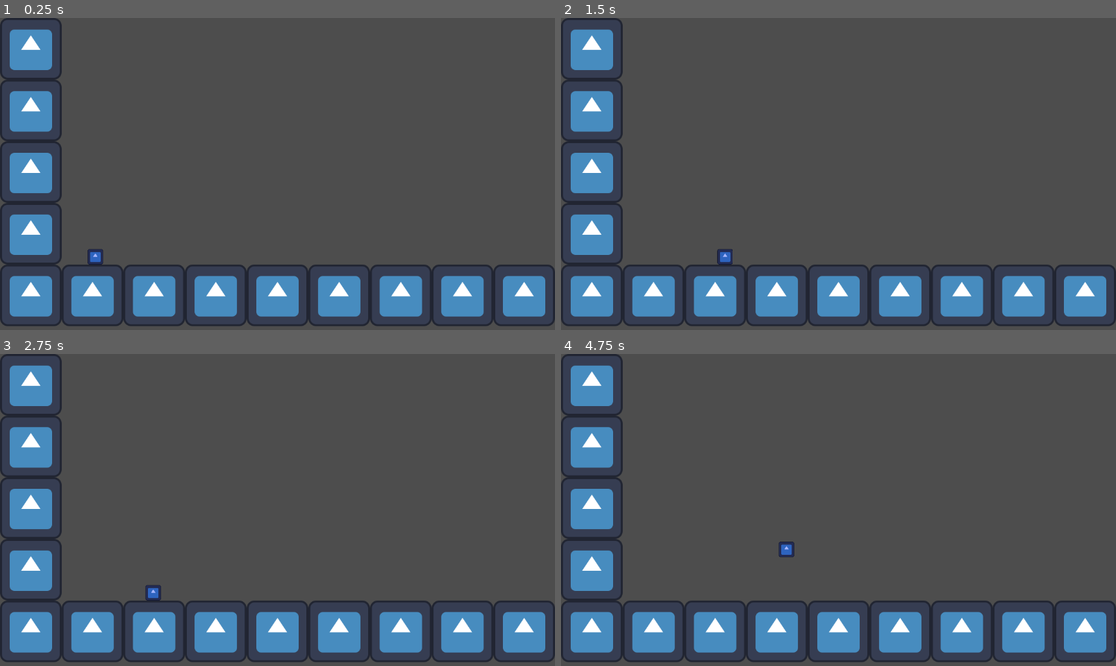
Above: before the commit, frames 1-4 (two rows, left to right).
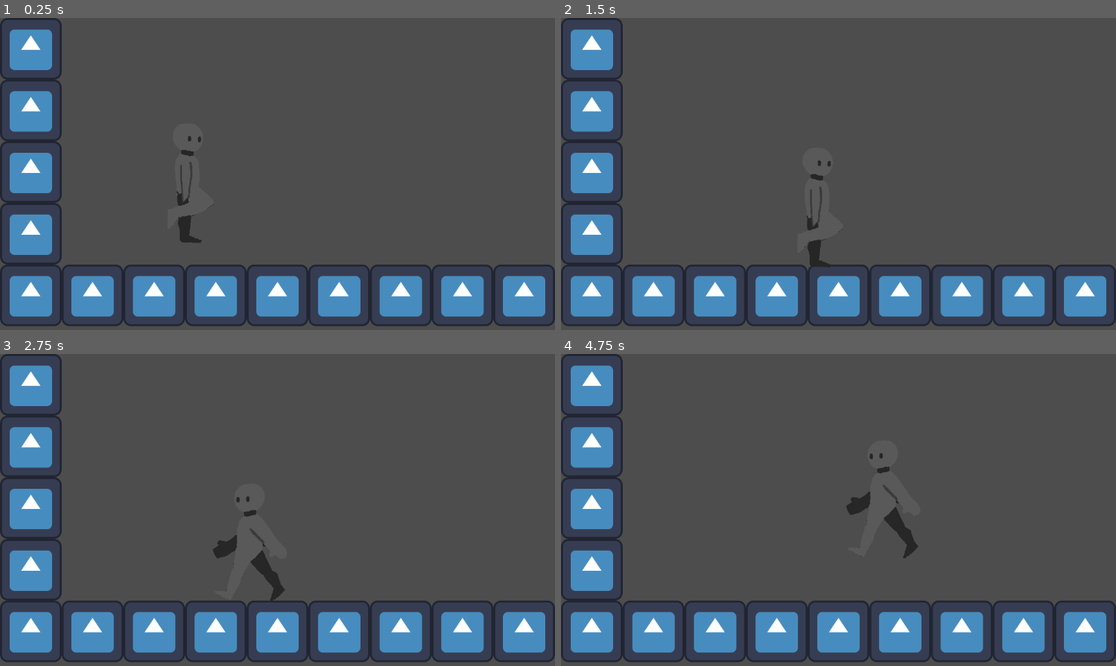
Above: after the commit, the same moments.

Repository: tomSO9/Demo
Game: Godot game, scene res://world/test_world.tscn
The game is run twice, just before and just after one commit, with the same random seed, the same clock (stepped at 60 frames per second) and the same inputs. The engine's default icon, where the game draws it, is replaced by a stand-in: a white triangle on a blue panel in a dark square.
Inputs:
- Up to frame 1 (0.25 s): no input
- Up to frame 2 (1.5 s): hold D (move_right) from 0.53 s (still down); tap Space (jump) at 0.77 s
- Up to frame 3 (2.75 s): tap Space (jump) at 1.52 s; release D (move_right) at 2.03 s; hold A (move_left) from 2.03 s (still down)
- Up to frame 4 (4.75 s): release A (move_left) at 2.78 s; hold D (move_right) 2.78-4.28 s; tap Space (jump) at 3.02, 3.77, 4.52 s; hold A (move_left) from 4.28 s (still down)

The runs differ from the first frame. In frame 1, 0.4% of the frame differs, in the area x 15-39%, y 37-80%; in frame 2, 0.4%; in frame 3, 0.7%, in the area x 26-52%, y 45-80%; in frame 4, 0.7%.

Commit message:
animation

Diff:
--- a/player.gd
+++ b/player.gd
@@ -1,7 +1,7 @@
 extends CharacterBody2D
 ## all export var
 ## paltformer movement
-
+@onready var animation: AnimatedSprite2D = $AnimatedSprite2D
 @export var speed :int = 9000
 @export var friction :int = 20
 @export var max_jump :int = 1
@@ -16,7 +16,8 @@
 	var direction = Input.get_axis("move_left","move_right")
 	if direction:
 		velocity.x = direction * speed *delta
-		#add animation
+		animation.play("run")
+		animation.flip_h = direction <0
 		#add filp animation
 	else:
 		velocity.x = velocity.move_toward(Vector2.ZERO,friction).x
@@ -53,3 +54,6 @@
 			velocity.y += (wall_slide_gravity * get_physics_process_delta_time())
 			##capping gravity power
 			velocity.y = min(velocity.y , wall_slide_gravity)
+
+func dash():
+	pass
--- a/scene/player.tscn
+++ b/scene/player.tscn
@@ -1,31 +1,60 @@
-[gd_scene load_steps=5 format=3 uid="uid://v72diaseq43w"]
+[gd_scene load_steps=12 format=3 uid="uid://v72diaseq43w"]
 
 [ext_resource type="Script" path="res://player.gd" id="1_x3g60"]
-[ext_resource type="Texture2D" uid="uid://bsuebn4eyo7d5" path="res://icon.svg" id="2_ld7rn"]
+[ext_resource type="Texture2D" uid="uid://b2pdaivgxajbb" path="res://asset/DEMO/F07.png" id="2_dqnee"]
+[ext_resource type="Texture2D" uid="uid://dcy78t0x4vbab" path="res://asset/DEMO/F02.png" id="3_m1qm1"]
+[ext_resource type="Texture2D" uid="uid://lhndpixxx2s8" path="res://asset/DEMO/F05.png" id="4_l1iq4"]
+[ext_resource type="Texture2D" uid="uid://cn4y8vlobwtxt" path="res://asset/DEMO/F08.png" id="5_pnbyu"]
+[ext_resource type="Texture2D" uid="uid://bl27hv45rv1bx" path="res://asset/DEMO/F03.png" id="6_7b37f"]
+[ext_resource type="Texture2D" uid="uid://dvqlmgs4asgfw" path="res://asset/DEMO/F04.png" id="7_hsk04"]
+[ext_resource type="Texture2D" uid="uid://m7qvx1fxw1fv" path="res://asset/DEMO/F01.png" id="8_jwqa6"]
+[ext_resource type="Texture2D" uid="uid://bqftfkbc1jtjt" path="res://asset/DEMO/F06.png" id="9_bg14e"]
 
 [sub_resource type="RectangleShape2D" id="RectangleShape2D_kiltk"]
-size = Vector2(32, 32)
+size = Vector2(152, 256)
 
 [sub_resource type="SpriteFrames" id="SpriteFrames_ovo55"]
 animations = [{
 "frames": [{
 "duration": 1.0,
-"texture": ExtResource("2_ld7rn")
+"texture": ExtResource("2_dqnee")
+}, {
+"duration": 1.0,
+"texture": ExtResource("3_m1qm1")
+}, {
+"duration": 1.0,
+"texture": ExtResource("4_l1iq4")
+}, {
+"duration": 1.0,
+"texture": ExtResource("5_pnbyu")
+}, {
+"duration": 1.0,
+"texture": ExtResource("6_7b37f")
+}, {
+"duration": 1.0,
+"texture": ExtResource("7_hsk04")
+}, {
+"duration": 1.0,
+"texture": ExtResource("8_jwqa6")
+}, {
+"duration": 1.0,
+"texture": ExtResource("9_bg14e")
 }],
 "loop": true,
-"name": &"default",
-"speed": 5.0
+"name": &"run",
+"speed": 8.0
 }]
 
 [node name="Player" type="CharacterBody2D"]
 script = ExtResource("1_x3g60")
 
 [node name="CollisionShape2D" type="CollisionShape2D" parent="."]
-position = Vector2(0, -16)
+position = Vector2(-4, -128)
 shape = SubResource("RectangleShape2D_kiltk")
 
 [node name="AnimatedSprite2D" type="AnimatedSprite2D" parent="."]
-self_modulate = Color(0.65098, 0.713726, 1, 1)
-position = Vector2(0, -16)
+position = Vector2(0, -136)
 scale = Vector2(0.25, 0.25)
 sprite_frames = SubResource("SpriteFrames_ovo55")
+animation = &"run"
+frame_progress = 0.597989
--- a/world/test_world.tscn
+++ b/world/test_world.tscn
@@ -9,4 +9,4 @@
 layer_0/tile_data = PackedInt32Array(262144, 0, 0, 262145, 0, 0, 262146, 0, 0, 262147, 0, 0, 262148, 0, 0, 262149, 0, 0 …(213 unchanged characters)…
 
 [node name="Player" parent="." instance=ExtResource("2_vmpqn")]
-position = Vector2(198, 430)
+position = Vector2(394, 286)
Binary file added: asset/DEMO/F01.png
Not shown, added: asset/DEMO/F01.png.import
Binary file added: asset/DEMO/F02.png
Not shown, added: asset/DEMO/F02.png.import
Binary file added: asset/DEMO/F03.png
Not shown, added: asset/DEMO/F03.png.import
Binary file added: asset/DEMO/F04.png
Not shown, added: asset/DEMO/F04.png.import
Binary file added: asset/DEMO/F05.png
Not shown, added: asset/DEMO/F05.png.import
Binary file added: asset/DEMO/F06.png
Not shown, added: asset/DEMO/F06.png.import
(and 4 more such lines)
